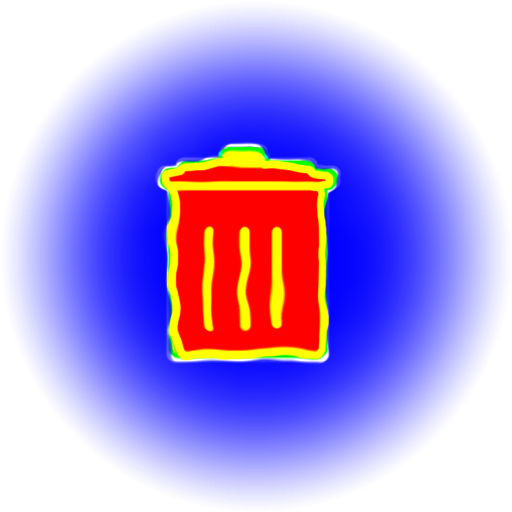
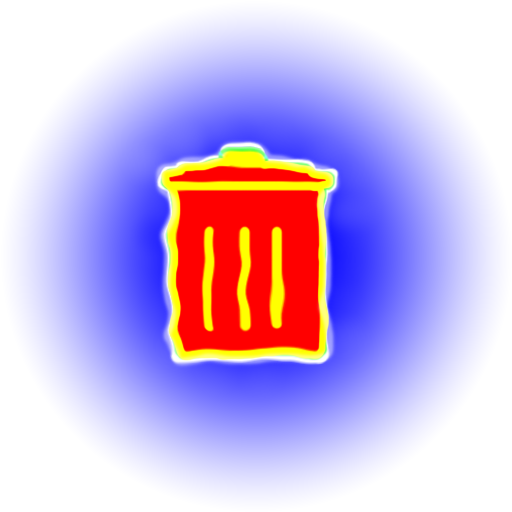
Two versions of the same layered image (512x512). Layer-by-layer changes:
painted on "viewport_mask копия" over 152, 139, 342, 369
hid group "viewport_mask" (4 layers) over 4, 4, 509, 509
